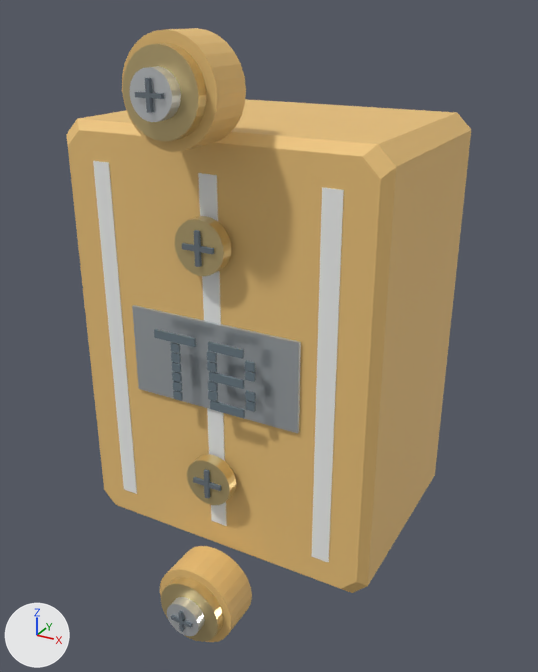
The glTF model assets/models/detailed/terminalBlock.glb, before and after one commit.
Before and after are seen from a 50 mm lens placed at (1.25, -2.3, 1.1), pointed at (0.04, -0.1, 0.0). Lighting does not change. The marker at lower left points along +X, +Y and +Z. The older version comes first. Vertices at exactly the same position are counted once.

Names of what the first picture shows: 'terminalBlock-detailed'.
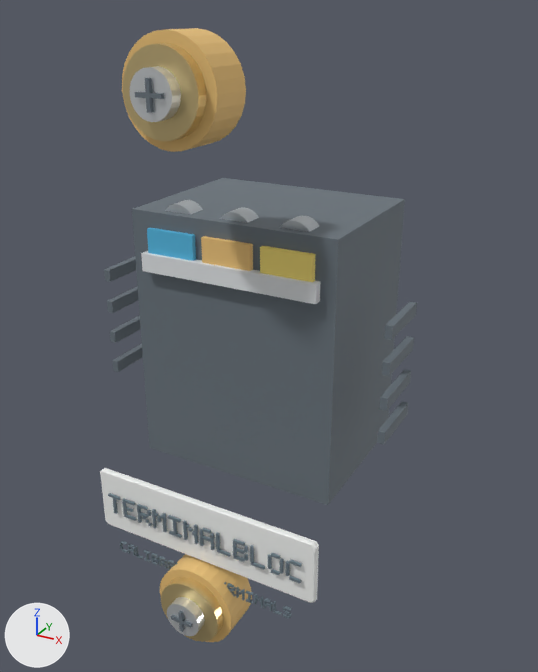
What differs and where, as boxes [x1, y1, x2, y2] in the pictures (538 x 672 px; the box of a moved part takes in the faces that stretch with it):
'terminalBlock-detailed', reshaped (22% narrower): before [66, 28, 471, 642]; after [100, 28, 417, 642]
part 1 of me_terminalblock, added (cyan): after [147, 228, 196, 261]
part 2 of me_terminalblock, added: after [112, 344, 143, 372]
part 3 of me_terminalblock, added: after [110, 315, 141, 343]
part 4 of me_terminalblock, added: after [107, 286, 139, 313]
part 5 of me_terminalblock, added: after [104, 256, 136, 282]
part 6 of me_terminalblock, added: after [377, 402, 408, 444]
part 7 of me_terminalblock, added: after [379, 369, 411, 411]
part 8 of me_terminalblock, added: after [382, 336, 414, 376]
part 9 of me_terminalblock, added: after [384, 302, 417, 340]
part 10 of me_terminalblock, moved or reshaped: before [172, 371, 182, 382]; after [108, 493, 121, 500]
part 11 of me_terminalblock, moved or reshaped (not visible afterwards): before [173, 390, 183, 401]
part 12 of me_terminalblock, moved or reshaped (not visible afterwards): before [172, 362, 181, 373]
part 13 of me_terminalblock, moved or reshaped (not visible afterwards): before [171, 352, 181, 363]
part 14 of me_terminalblock, added: after [123, 498, 135, 506]
part 15 of me_terminalblock, moved or reshaped: before [170, 342, 180, 353]; after [123, 507, 134, 512]
part 16 of me_terminalblock, added: after [124, 514, 137, 521]
part 17 of me_terminalblock, moved or reshaped: before [208, 381, 218, 392]; after [137, 504, 148, 510]
part 18 of me_terminalblock, rebuilt (33% narrower, 34% shorter): before [66, 99, 471, 593]; after [132, 178, 405, 505]
part 19 of me_terminalblock, deleted: before [93, 161, 344, 563]
part 20 of me_terminalblock, reshaped: before [198, 173, 227, 526]; after [100, 200, 321, 619]

Patch to the scene script:
```diff
--- a/assets/models/detailed/terminalBlock.glb.py
+++ b/assets/models/detailed/terminalBlock.glb.py
@@ me_terminalblock @@
-me_terminalblock.from_pydata(...)  # 1044 vertices, 1864 faces; spans x -0.58..0.58, y -0.68..0.41, z -1.05..1.05
+me_terminalblock.from_pydata(...)  # 3394 vertices, 5452 faces; spans x -0.57..0.57, y -0.68..0.43, z -1.05..1.05
+# me_terminalblock part 1: a new loose piece, a box spanning x -0.31..-0.13, y -0.32..0.31, z 0.26..0.41, in mat_blue (cyan #53b8e2)
+# me_terminalblock part 2: a new loose piece, a box spanning x -0.568..-0.543, y -0.273..-0.043, z -0.211..-0.166, in mat_dark (grey #69737c)
+# me_terminalblock part 3: a new loose piece, a box spanning x -0.568..-0.543, y -0.273..-0.043, z -0.085..-0.04, in mat_dark (grey #69737c)
+# me_terminalblock part 4: a new loose piece, a box spanning x -0.568..-0.543, y -0.273..-0.043, z 0.04..0.085, in mat_dark (grey #69737c)
+# me_terminalblock part 5: a new loose piece, a box spanning x -0.568..-0.543, y -0.273..-0.043, z 0.166..0.211, in mat_dark (grey #69737c)
+# me_terminalblock part 6: a new loose piece, a box spanning x 0.543..0.568, y -0.273..-0.043, z -0.211..-0.166, in mat_dark (grey #69737c)
+# me_terminalblock part 7: a new loose piece, a box spanning x 0.543..0.568, y -0.273..-0.043, z -0.085..-0.04, in mat_dark (grey #69737c)
+# me_terminalblock part 8: a new loose piece, a box spanning x 0.543..0.568, y -0.273..-0.043, z 0.04..0.085, in mat_dark (grey #69737c)
+# me_terminalblock part 9: a new loose piece, a box spanning x 0.543..0.568, y -0.273..-0.043, z 0.166..0.211, in mat_dark (grey #69737c)
+# me_terminalblock part 10: the loose piece of 8 vertices spanning x -0.12..-0.09, y -0.48..-0.47, z -0.05..-0.02 is moved by (-0.27, -0.07, -0.54)
+# me_terminalblock part 11: the loose piece of 8 vertices spanning x -0.12..-0.09, y -0.48..-0.47, z -0.12..-0.09 is moved by (-0.27, -0.07, -0.48)
+# me_terminalblock part 12: the loose piece of 8 vertices spanning x -0.12..-0.09, y -0.48..-0.47, z -0.01..0.01 is moved by (-0.27, -0.07, -0.61)
+# me_terminalblock part 13: the loose piece of 8 vertices spanning x -0.12..-0.09, y -0.48..-0.47, z 0.02..0.05 is moved by (-0.27, -0.07, -0.68)
+# me_terminalblock part 14: a new loose piece, a box spanning x -0.3352..-0.2837, y -0.5475..-0.5385, z -0.5795..-0.5701, in mat_ink (greyish blue #6a7a84)
+# me_terminalblock part 15: the loose piece of 8 vertices spanning x -0.12..-0.09, y -0.48..-0.47, z 0.06..0.09 is moved by (-0.21, -0.07, -0.68)
+# me_terminalblock part 16: a new loose piece, a box spanning x -0.3352..-0.2837, y -0.5475..-0.5385, z -0.6482..-0.6389, in mat_ink (greyish blue #6a7a84)
+# me_terminalblock part 17: the loose piece of 8 vertices spanning x 0.02..0.05, y -0.48..-0.47, z -0.05..-0.02 is moved by (-0.28, -0.07, -0.54)
+# me_terminalblock part 18: the loose piece of 132 vertices spanning x -0.58..0.58, y -0.41..0.41, z -0.77..0.77 is rebuilt with 26 vertices and now spans x -0.39..0.39, y -0.3..0.29, z -0.5..0.47, in mat_dark (grey #69737c)
+# me_terminalblock part 19: 19 loose pieces with 248 vertices, spanning x -0.45..0.45, y -0.49..-0.29, z -0.64..0.64, are deleted
+# me_terminalblock part 20: 8 vertices removed from x -0.03..0.03, y -0.41..-0.29, z -0.64..0.64; 2528 vertices added at x -0.45..0.45, y -0.55..0.43, z -0.82..0.5
+# other edits to the shape of me_terminalblock do not show in these pictures
 me_terminalblock.materials.append(mat_black)
@@ me_terminalblock @@
 me_terminalblock.materials.append(mat_orange)
+me_terminalblock.materials.append(mat_blue)  # cyan #53b8e2
+me_terminalblock.materials.append(mat_polymer)  # white #e4e7e9
+me_terminalblock.materials.append(mat_yellow)  # yellow #f9e278
```
